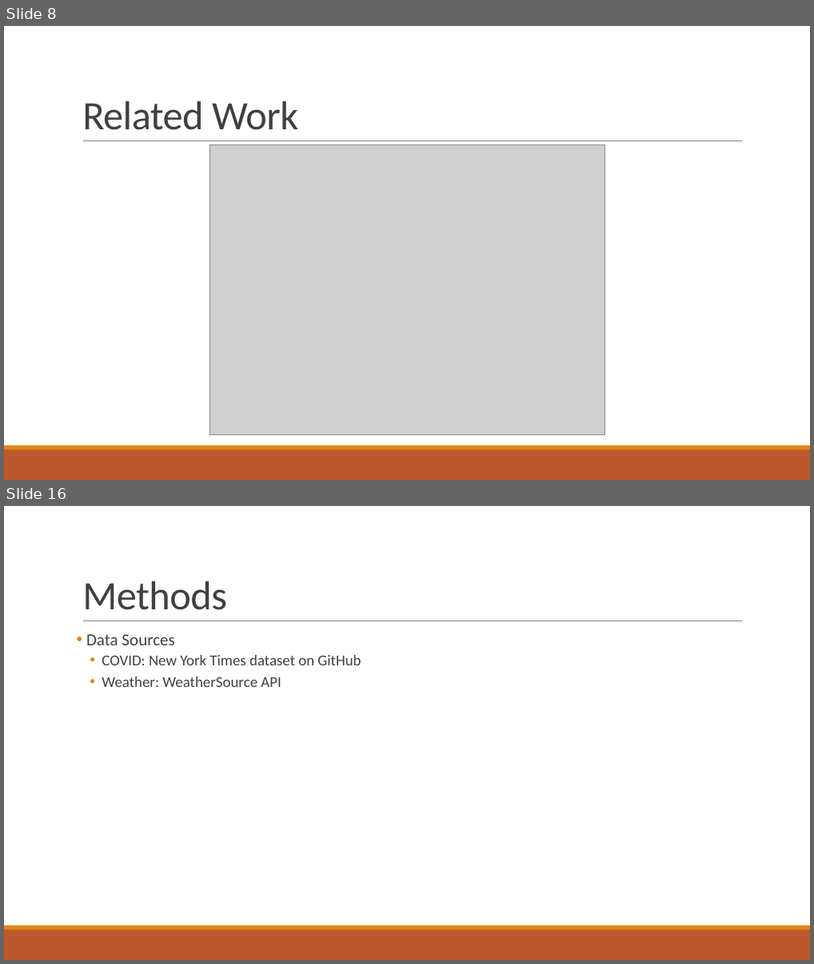
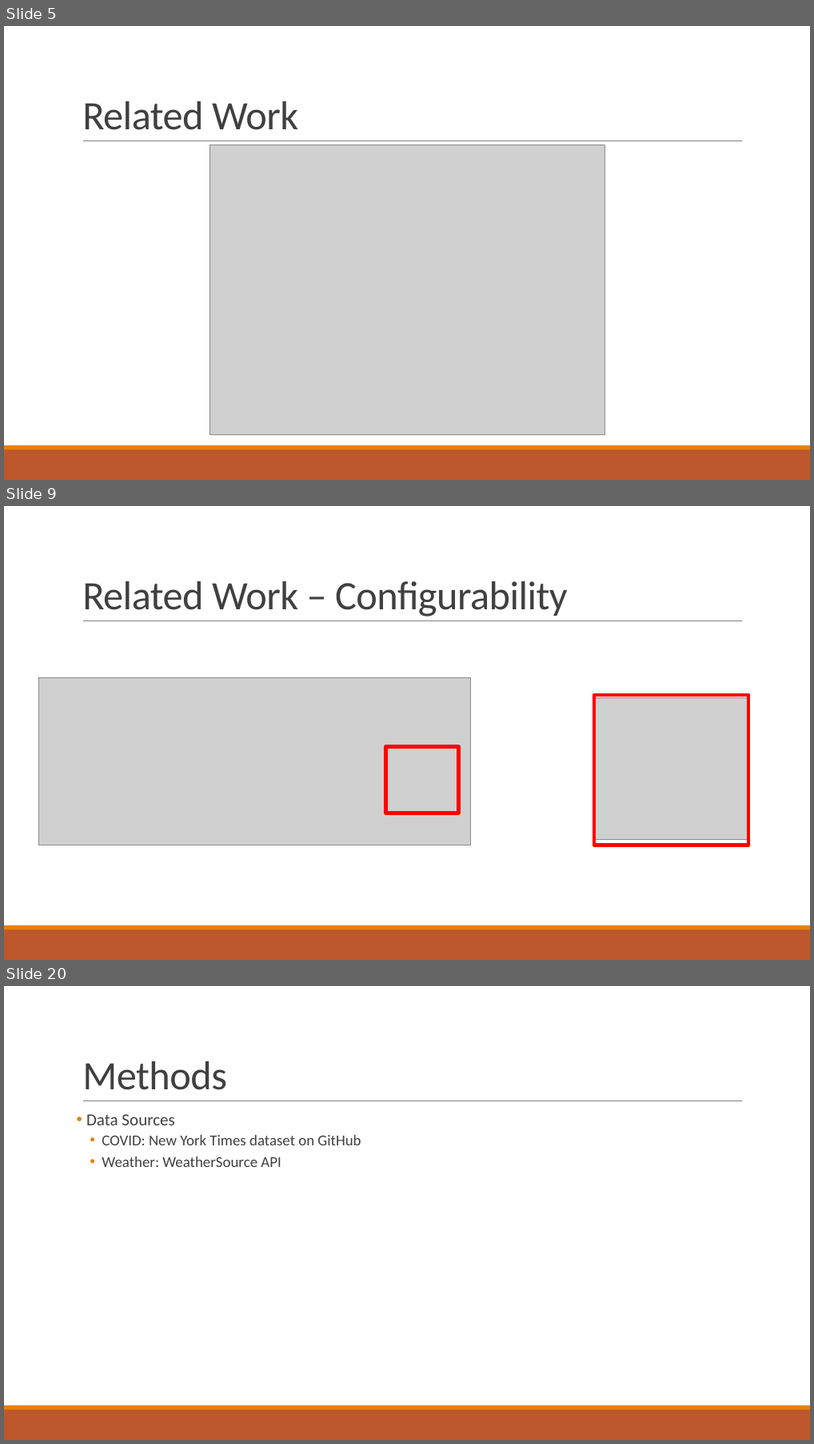
Before and after one commit to npalacio/School, a slide deck: Capstone/Presentation/CapstoneProposal.pptx. Shown one above the other, each under a label of ours: slides 8 and 16 before the commit, slides 5, 9 and 20 after it; the slides between them are not shown. The pictures are 814x964 and 814x1444 pixels, drawn with LibreOffice and Linux fonts; fonts in the diff are those of the drawing; grey boxes stand for pictures. Boxes give left, top, right and bottom in pixels: in the first picture for what was removed or moved away, otherwise in the second. Text is boxed around its words. In the diff, an @@ line names an element or a change of style, - is before the commit and + after.

```diff
--- a/Capstone/Presentation/CapstoneProposal.pptx
+++ b/Capstone/Presentation/CapstoneProposal.pptx
@@ slide 9 added at (4,506,810,960), background #FFFFFF; not listed: 3 template elements that a slide beside it also shows @@
@@ title added at (82,581,568,616), 48 pt, text #404040 @@
+Related Work – Configurability
@@ picture added at (38,677,471,844) @@
@@ rectangle added at (594,695,749,844), outline #FF0000 4.5 pt @@
@@ picture added at (594,698,749,840) @@
@@ rectangle added at (386,747,459,812), outline #FF0000 4.5 pt @@
@@ what was slide 8 is now slide 5 @@
@@ what was slide 16 is now slide 20 @@
```
Also in this commit, not shown: 9 slides changed, 7 other slides added, 3 slides removed, 1 other file.
